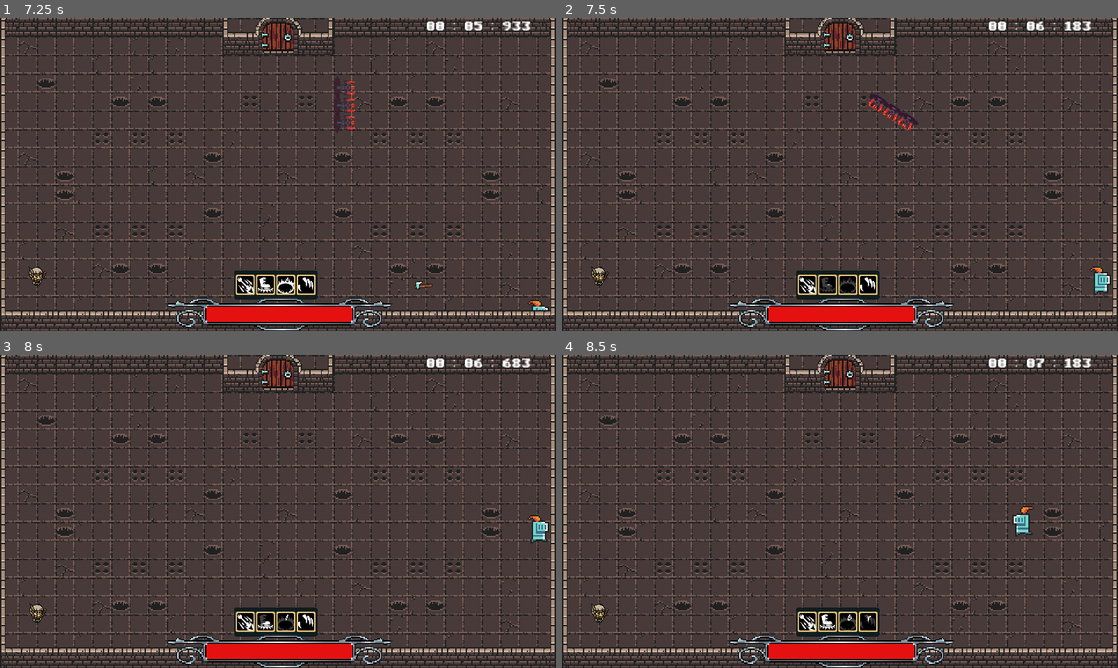
Above: before the commit, frames 1-4 (two rows, left to right).
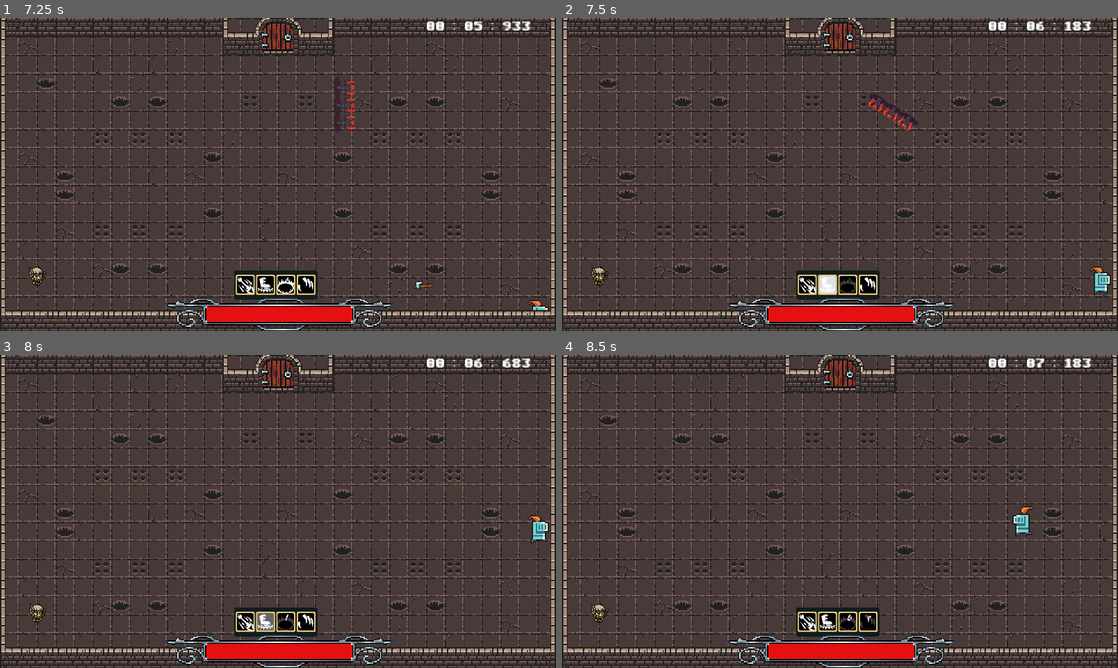
Above: after the commit, the same moments.

Repository: Thomas-Raveneau/SocialDungeons
Game: Godot game, scene res://Scenes/Menus/Main/Main.tscn
Two runs of this game, one before a commit and one after it. Both use one fixed random seed, a clock stepped at 60 frames per second and the inputs below.
Inputs (mouse positions are in pixels of both pictures, inside the frame that each line leads up to):
- Up to frame 1 (7.25 s): click (278, 143) at 0.5 s; click "Current highscore for Dungeon…" at 1.25 s; click (244, 284) at 2 s; click (266, 284) at 2.75 s; click (283, 284) at 3.5 s; click (305, 284) at 4.25 s; tap Enter at 5 s; move the mouse to (511, 30) at 5.02 s; hold D (move_right) 5.03-5.78 s; tap Shift (action_dash) at 5.1 s; move the mouse to (166, 190) at 5.77 s; hold S (move_down) 5.78-6.53 s; click (166, 190) at 5.85 s; move the mouse to (333, 105) at 6.52 s; hold D (move_right) from 6.53 s (still down); hold A (action_spell_02) from 6.53 s (still down)
- Up to frame 2 (7.5 s): move the mouse to (812, 237) at 7.27 s; release D (move_right) at 7.28 s; release A (action_spell_02) at 7.28 s; hold Z (move_up) from 7.28 s (still down); tap E at 7.35 s
- Up to frame 3 (8 s): keep holding Z (move_up)
- Up to frame 4 (8.5 s): move the mouse to (1006, 558) at 8.02 s; release Z (move_up) at 8.03 s; hold Q (move_left) from 8.03 s (still down); tap R at 8.1 s

Frame 1 is identical in both runs. In frame 2, 0.2% of the frame differs, in the area x 46-50%, y 82-88%; in frame 3, 0.1%; in frame 4, nothing differs.

Commit message:
début d'anim user feedback

Diff:
--- a/Scenes/UI/ButtonBar.gd
+++ b/Scenes/UI/ButtonBar.gd
@@ -5,15 +5,24 @@
 signal second_spell(cooldown)
 signal ultimate(cooldown)
 
+export (float) var shader_range = 0.0;
+
 # Called when the node enters the scene tree for the first time.
 func _ready():
 	pass # Replace with function body.
+
+func update_shader_range():
+	$FirstSpellFlash.material.set_shader_param("range", shader_range);
+
+func animate():
+	$AnimationPlayer.play("spellFlash");
 
 func _on_Player_spell(spellNumber: int, spellCooldown: float) -> void:
 	if spellNumber == 1:
 		emit_signal("autohit", spellCooldown);
 	elif spellNumber == 2:
-		emit_signal("first_spell", spellCooldown);
+		animate();
+		#emit_signal("first_spell", spellCooldown);
 	elif spellNumber == 3:
 		emit_signal("second_spell", spellCooldown);
 	else:
--- a/Scenes/UI/ButtonBar.tscn
+++ b/Scenes/UI/ButtonBar.tscn
@@ -6,6 +6,79 @@
 [ext_resource path="res://Scenes/UI/Assets/icons/grasping-claws.png" type="Texture" id=4]
 [ext_resource path="res://Scenes/UI/ButtonBar.gd" type="Script" id=5]
 [ext_resource path="res://Scenes/UI/Assets/spellBar.png" type="Texture" id=6]
+[ext_resource path="res://Scenes/UI/Assets/flash.png" type="Texture" id=7]
+
+[sub_resource type="Shader" id=1]
+code = "shader_type canvas_item;
+
+uniform float range : hint_range(0.0, 1.0);
+
+void fragment() {
+	COLOR.a = clamp(texture(TEXTURE, UV).a - (range / 1.0), 0.0, 1.0);
+}"
+
+[sub_resource type="ShaderMaterial" id=2]
+shader = SubResource( 1 )
+shader_param/range = 1.0
+
+[sub_resource type="Animation" id=3]
+resource_name = "spellFlash"
+tracks/0/type = "value"
+tracks/0/path = NodePath(".:shader_range")
+tracks/0/interp = 1
+tracks/0/loop_wrap = true
+tracks/0/imported = false
+tracks/0/enabled = true
+tracks/0/keys = {
+"times": PoolRealArray( 0, 1 ),
+"transitions": PoolRealArray( 1, 1 ),
+"update": 0,
+"values": [ 0.0, 1.0 ]
+}
+tracks/1/type = "method"
+tracks/1/path = NodePath(".")
+tracks/1/interp = 1
+tracks/1/loop_wrap = true
+tracks/1/imported = false
+tracks/1/enabled = true
+tracks/1/keys = {
+"times": PoolRealArray( 0, 0.1, 0.2, 0.3, 0.4, 0.5, 0.6, 0.7, 0.8, 0.9, 1 ),
+"transitions": PoolRealArray( 1, 1, 1, 1, 1, 1, 1, 1, 1, 1, 1 ),
+"values": [ {
+"args": [  ],
+"method": "update_shader_range"
+}, {
+"args": [  ],
+"method": "update_shader_range"
+}, {
+"args": [  ],
+"method": "update_shader_range"
+}, {
+"args": [  ],
+"method": "update_shader_range"
+}, {
+"args": [  ],
+"method": "update_shader_range"
+}, {
+"args": [  ],
+"method": "update_shader_range"
+}, {
+"args": [  ],
+"method": "update_shader_range"
+}, {
+"args": [  ],
+"method": "update_shader_range"
+}, {
+"args": [  ],
+"method": "update_shader_range"
+}, {
+"args": [  ],
+"method": "update_shader_range"
+}, {
+"args": [  ],
+"method": "update_shader_range"
+} ]
+}
 
 [node name="ButtonBar" type="HBoxContainer"]
 anchor_left = 0.5
@@ -30,6 +103,11 @@
 texture_normal = ExtResource( 3 )
 cooldown = 5.0
 
+[node name="FirstSpellFlash" type="Sprite" parent="."]
+material = SubResource( 2 )
+position = Vector2( 101.5, 30 )
+texture = ExtResource( 7 )
+
 [node name="SecondSpellButton" parent="." instance=ExtResource( 1 )]
 margin_left = 138.0
 margin_right = 202.0
@@ -47,6 +125,10 @@
 scale = Vector2( 0.930645, 1 )
 texture = ExtResource( 6 )
 
+[node name="AnimationPlayer" type="AnimationPlayer" parent="."]
+reset_on_save = false
+anims/spellFlash = SubResource( 3 )
+
 [connection signal="autohit" from="." to="AutohitButton" method="_on_spell"]
 [connection signal="first_spell" from="." to="FirstSpellButton" method="_on_spell"]
 [connection signal="second_spell" from="." to="SecondSpellButton" method="_on_spell"]
Binary file added: Scenes/UI/Assets/flash.png
Not shown, added: Scenes/UI/Assets/flash.png.import
Not shown: 1 places in Scenes/UI/ButtonBar.tscn that only renumber resources
